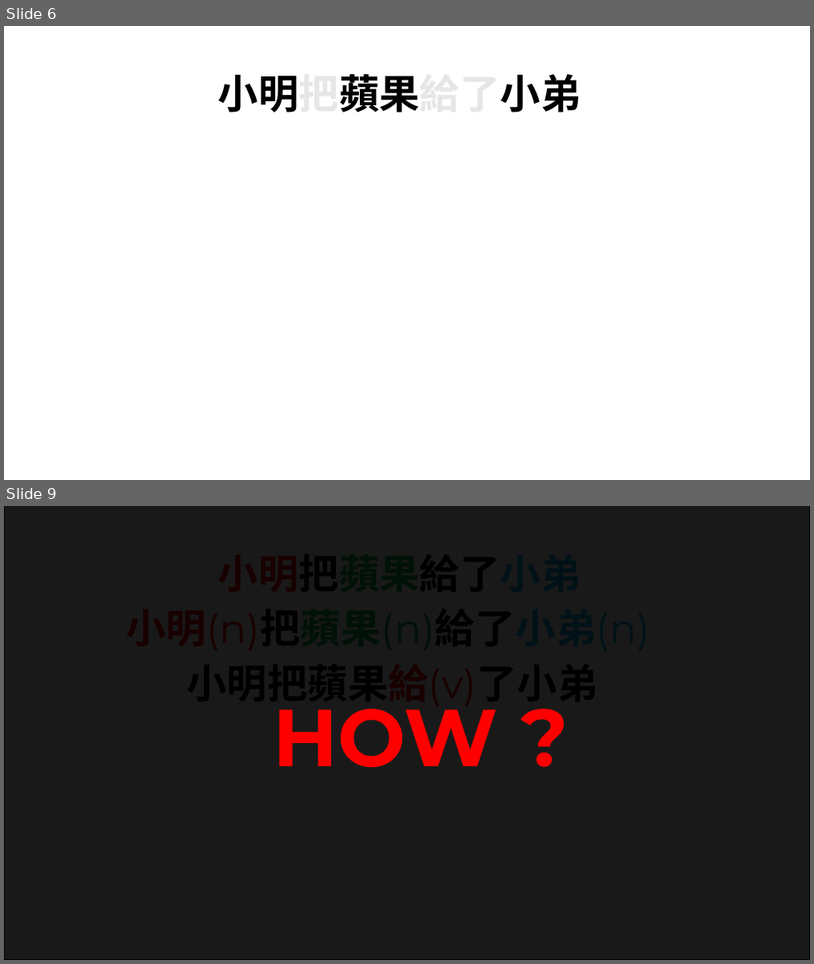
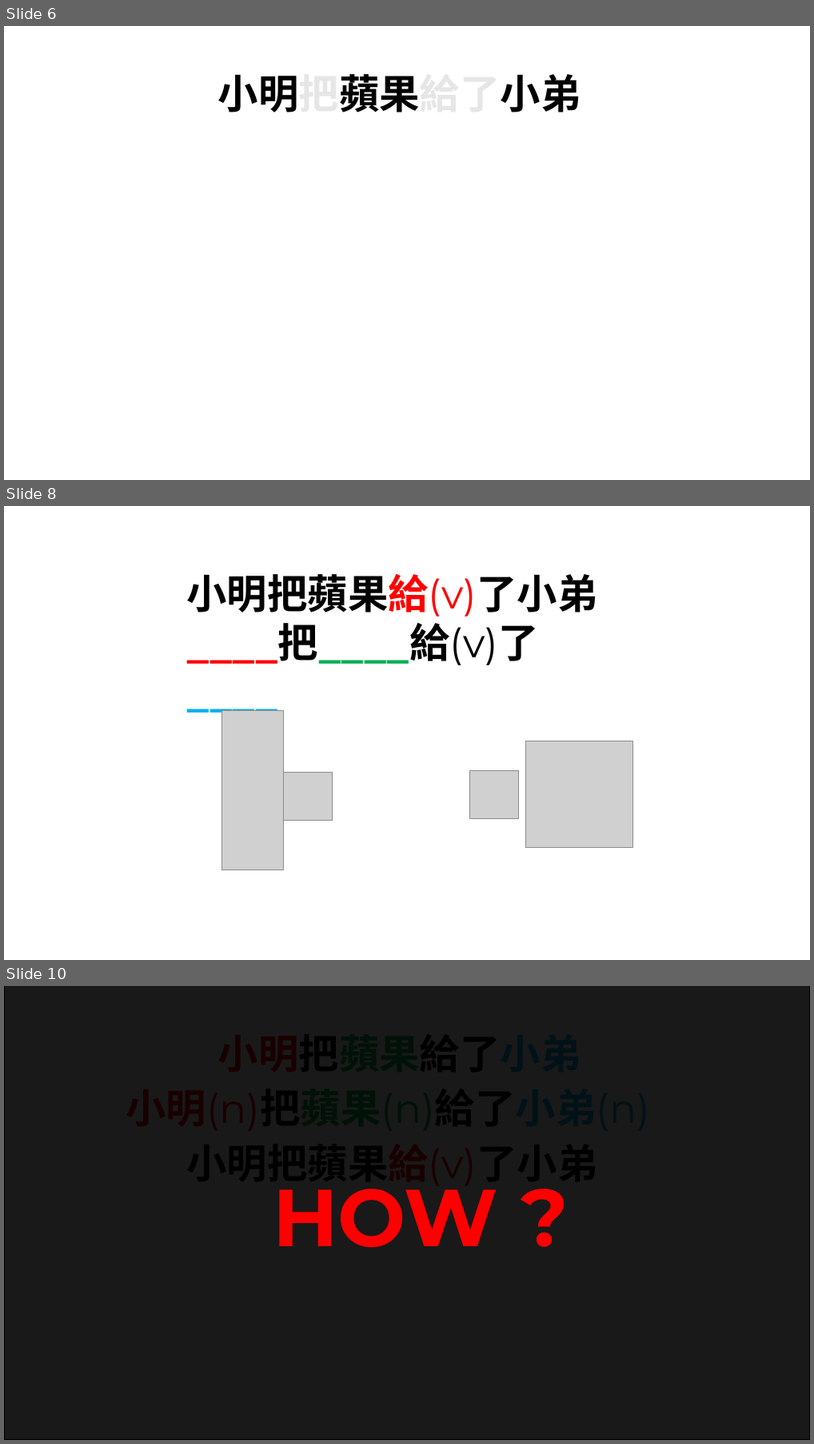
Before and after one commit to MENGHSUANCHUNG/24SS_NLP_workshop, a slide deck: Week03_Case_Extraction/Week 03.pptx. Shown one above the other, each under a label of ours: slides 6 and 9 before the commit, slides 6, 8 and 10 after it; the slides between them are not shown. The pictures are 814x964 and 814x1444 pixels, drawn with LibreOffice and Linux fonts; fonts in the diff are those of the drawing; grey boxes stand for pictures. Boxes give left, top, right and bottom in pixels: in the first picture for what was removed or moved away, otherwise in the second. Text is boxed around its words. In the diff, an @@ line names an element or a change of style, - is before the commit and + after.

```diff
--- a/Week03_Case_Extraction/Week 03.pptx
+++ b/Week03_Case_Extraction/Week 03.pptx
@@ slide 8 added at box(4, 506, 810, 960), background #FFFFFF @@
@@ text added at box(187, 574, 598, 616), 48 pt, text #000000, bold @@
+小明把蘋果給(v)了小弟
@@ text added at box(187, 623, 539, 665), 48 pt, text #000000, bold @@
+____把____給(v)了____
@@ picture added at box(222, 711, 283, 869) @@
@@ picture added at box(526, 741, 633, 848) @@
@@ picture added at box(283, 772, 332, 820) @@
@@ picture added at box(470, 770, 519, 819) @@
@@ what was slide 9 is now slide 10 @@
```
Also in this commit, not shown: 4 slides changed, 2 other slides added.
